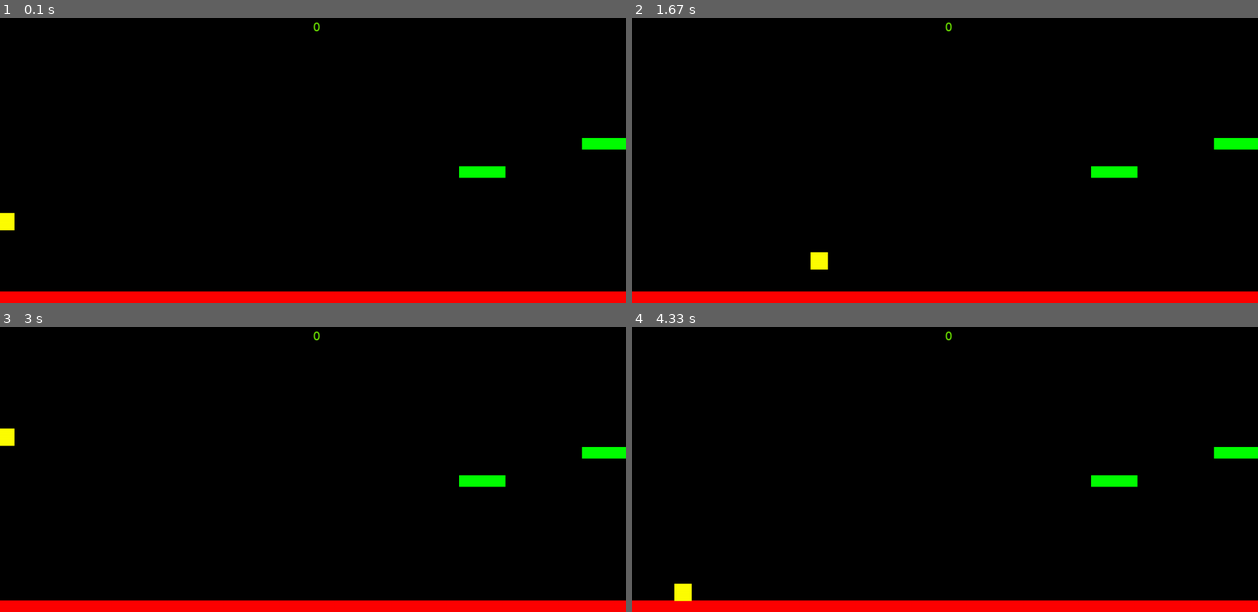
Above: before the commit, frames 1-4 (two rows, left to right).
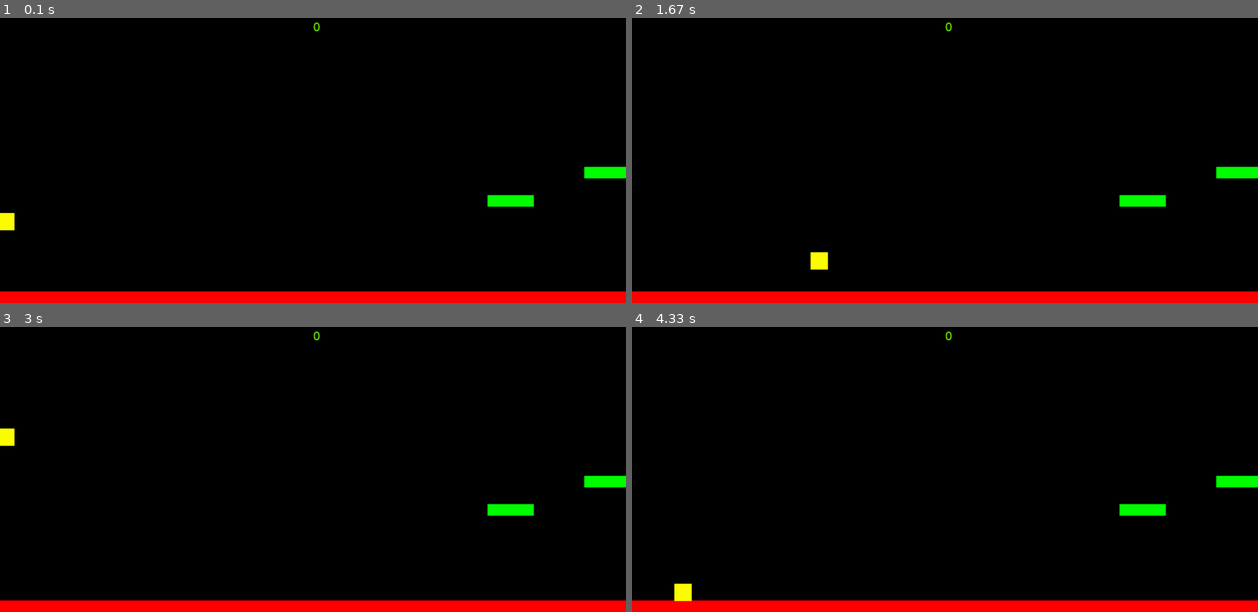
Above: after the commit, the same moments.

Repository: meaniebeanie22/pygame-games
Game: pygame game, started from final.py
The game is run twice, just before and just after one commit, with the same random seed, the same clock (stepped at 60 frames per second) and the same inputs.
Inputs:
- Up to frame 1 (0.1 s): no input
- Up to frame 2 (1.67 s): hold Right 0.33-0.8 s; hold Up 0.83-1.13 s; hold Right 1.17-1.63 s
- Up to frame 3 (3 s): hold Left 1.67-2.2 s; hold Left 2.23-2.63 s; hold Up from 2.67 s (still down)
- Up to frame 4 (4.33 s): release Up at 3.03 s; hold Right 3.07-3.7 s; hold Left 3.73-4.2 s; hold Right from 4.23 s (still down)

The runs differ from the first frame. In frame 1, 1.2% of the frame differs, in the area x 73-100%, y 42-67%; in frame 2, 1.2%; in frame 3, 1.2%; in frame 4, 1.2%.

Commit message:
fix spawnbox

Diff:
--- a/final.py
+++ b/final.py
@@ -129,13 +129,13 @@
 
         while C:
              p = platform()
-             p.rect.center = (random.randrange(spawnbox.left + 150, WIDTH - width),
+             p.rect.center = (random.randrange(spawnbox.left + 135, WIDTH - width),
                               random.randrange(spawnbox.top, spawnbox.bottom - 20))
              C = check(p, platforms)
         platforms.add(p)
         all_sprites.add(p)
 
-spawnbox = Rect(3*WIDTH//4, 100, WIDTH//4, HEIGHT-100) # make sure there are n platforms in here at all times
+spawnbox = Rect(4*WIDTH//5, 150, WIDTH//4, HEIGHT-100) # make sure there are n platforms in here at all times
 
 PT1 = platform() # spawn plat
 PT1.special = False
